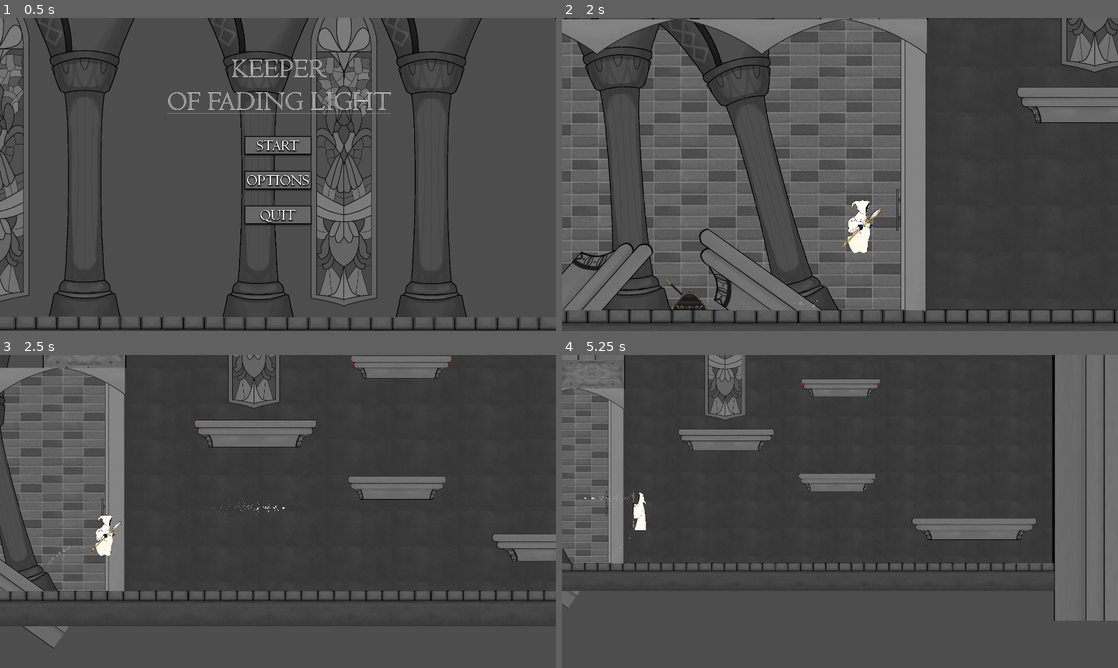
Above: before the commit, frames 1-4 (two rows, left to right).
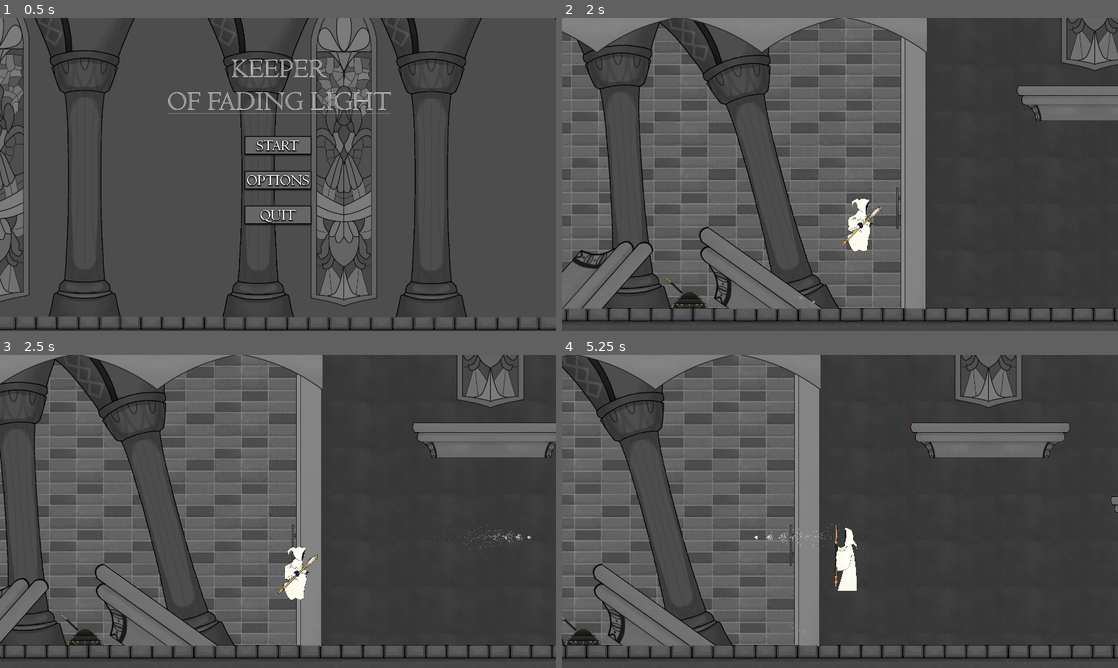
Above: after the commit, the same moments.

Repository: Obliii/projectlightbulb
Game: Godot game, scene res://scenes/ui/main_menu.tscn
Two runs of this game, one before a commit and one after it. Both use one fixed random seed, a clock stepped at 60 frames per second and the inputs below. The engine's default icon, where the game draws it, is replaced by a stand-in: a white triangle on a blue panel in a dark square.
Inputs (mouse positions are in pixels of both pictures, inside the frame that each line leads up to):
- Up to frame 1 (0.5 s): no input
- Up to frame 2 (2 s): click (840, 146) at 0.5 s; tap Enter (activate) at 1.25, 1.35 s; move the mouse to (728, 277) at 1.27 s; hold D (move_right) from 1.28 s (still down); tap Space (jump) at 1.52 s
- Up to frame 3 (2.5 s): keep holding D (move_right); move the mouse to (166, 527) at 2.02 s; tap F (shoot) at 2.1 s; tap Space (jump) at 2.27 s
- Up to frame 4 (5.25 s): move the mouse to (895, 442) at 2.77 s; release D (move_right) at 2.78 s; hold A (move_left) 2.78-3.53 s; tap Enter (activate) at 2.85, 4.35 s; move the mouse to (812, 574) at 3.52 s; hold D (move_right) 3.53-5.03 s; tap F (shoot) at 3.6, 5.1 s; tap Space (jump) at 3.77, 4.52 s; move the mouse to (1006, 558) at 4.27 s; move the mouse to (673, 464) at 5.02 s; hold A (move_left) from 5.03 s (still down)

Frame 1 is identical in both runs. In frame 2, 9.1% of the frame differs, in the area x 0-100%, y 0-98%; in frame 3, 39%; in frame 4, 43%.

Commit message:
Psuhable box that mostly works
Except it cant be pushed on slopes. New Pushable scene is better than Pushable 2 in most ways, probably time to mark pushable 2 for death. Also dust kicked up when walking no longer works while in air, only on ground, and only while walking.

Diff:
--- a/objects/Player/character.tscn
+++ b/objects/Player/character.tscn
@@ -71,7 +71,8 @@
 particle_flag_disable_z = true
 emission_shape = 3
 emission_box_extents = Vector3(12, 1, 1)
-gravity = Vector3(0, -98, 0)
+inherit_velocity_ratio = 0.135
+gravity = Vector3(0, -166.785, 0)
 scale_min = 5.0
 scale_max = 20.0
 scale_curve = SubResource("CurveTexture_40g11")
@@ -81,7 +82,8 @@
 [node name="Player" type="CharacterBody2D" node_paths=PackedStringArray("sprite", "entity", "raycast_collider", "raycast_above", "ShotMarker") groups=["Player"]]
 process_mode = 1
 visibility_layer = 2
-collision_layer = 3
+collision_layer = 2
+collision_mask = 7
 script = ExtResource("1_otwkr")
 sprite = NodePath("AnimatedSprite2D")
 entity = NodePath(".")
--- a/objects/Player/player.gd
+++ b/objects/Player/player.gd
@@ -6,6 +6,7 @@
 @export var raycast_collider : RayCast2D
 @export var raycast_above : RayCast2D
 @export var ShotMarker : Marker2D
+@export var push_force = 80
 @onready var dust = $"Dust Particles"
 
 
@@ -17,7 +18,7 @@
 
 # Dust kicked up from walking.
 func _process(delta):
-	if velocity.x > 0:
+	if velocity.x > 0 and velocity.y == 0:
 		dust.emitting = true
 	else:
 		dust.emitting = false
@@ -48,3 +49,9 @@
 		velocity.y += gravity * delta
 
 	move_and_slide()
+
+	#Push rigidbodies
+	for i in get_slide_collision_count():
+		var c = get_slide_collision(i)
+		if c.get_collider() is RigidBody2D:
+			c.get_collider().apply_central_impulse(-c.get_normal() * push_force)
--- /dev/null
+++ b/objects/Pushable.gd
@@ -0,0 +1,11 @@
+extends RigidBody2D
+
+
+
+func _ready():
+
+
+
+# Called every frame. 'delta' is the elapsed time since the previous frame.
+func _process(delta):
+	pass
--- /dev/null
+++ b/objects/Pushable.tscn
@@ -0,0 +1,21 @@
+[gd_scene load_steps=4 format=3 uid="uid://cfxmg8xth2xch"]
+
+[ext_resource type="Texture2D" uid="uid://dgk1o4q1vsgjg" path="res://icon.svg" id="1_ha57h"]
+
+[sub_resource type="PhysicsMaterial" id="PhysicsMaterial_d6qcb"]
+friction = 0.75
+
+[sub_resource type="RectangleShape2D" id="RectangleShape2D_j0nyi"]
+size = Vector2(126, 128)
+
+[node name="RigidBody2D" type="RigidBody2D" groups=["RigidBox"]]
+collision_layer = 2
+collision_mask = 2
+physics_material_override = SubResource("PhysicsMaterial_d6qcb")
+lock_rotation = true
+
+[node name="Sprite2D" type="Sprite2D" parent="."]
+texture = ExtResource("1_ha57h")
+
+[node name="CollisionShape2D" type="CollisionShape2D" parent="."]
+shape = SubResource("RectangleShape2D_j0nyi")
--- a/objects/pushable_2.tscn
+++ b/objects/pushable_2.tscn
@@ -35,7 +35,7 @@
 position = Vector2(-58, 42)
 shape = SubResource("RectangleShape2D_occsj")
 
-[node name="Up" type="Area2D" parent="."]
+[node name="Up" type="Area2D" parent="." groups=["BoxTop"]]
 
 [node name="CollisionShape2D" type="CollisionShape2D" parent="Up"]
 position = Vector2(0.5, -61.5)
--- a/scenes/eisen_debug.tscn
+++ b/scenes/eisen_debug.tscn
@@ -1,21 +1,21 @@
 [gd_scene load_steps=4 format=3 uid="uid://cddticbcaexly"]
 
 [ext_resource type="TileSet" uid="uid://5famnhgcgeis" path="res://WorldMapTiles.tres" id="1_qs6wv"]
-[ext_resource type="PackedScene" uid="uid://68amu3qivnav" path="res://objects/pushable_2.tscn" id="2_b361a"]
 [ext_resource type="PackedScene" uid="uid://d1ncb4sh7y5ni" path="res://objects/Player/character.tscn" id="3_ormrn"]
+[ext_resource type="PackedScene" uid="uid://cfxmg8xth2xch" path="res://objects/Pushable.tscn" id="3_xvl1m"]
 
 [node name="EisenDebug" type="Node2D"]
 
 [node name="TileMap" type="TileMap" parent="."]
 tile_set = ExtResource("1_qs6wv")
 format = 2
-layer_0/tile_data = PackedInt32Array(65526, 0, 0, 65527, 0,  …(234 unchanged characters)… , -196596, 131072, 0, -262131, 131072, 0)
-
-[node name="CharacterBody2D" parent="." instance=ExtResource("2_b361a")]
-position = Vector2(195, -108)
+layer_0/tile_data = PackedInt32Array(65526, 0, 0, 65527, 0,  …(234 unchanged characters)… , -196596, 131072, 0, -262131, 131072, 0, 131062, 0, 0, 131063, 0, 0, 131064, 0, 0, 131065, 0, 0, 131066, 0, 0, 131067, 0, 0, 131068, 0, 0, 131069, 0, 0, 131070, 0, 0, 131071, 0, 0, 65536, 0, 0, 65537, 0, 0, 65538, 0, 0, 65539, 0, 0, 65540, 0, 0, 65541, 0, 0, 65542, 0, 0, 65543, 0, 0, 65544, 0, 0, 65545, 0, 0, 10, 131072, 0, -65525, 131072, 0, -131060, 131072, 0, -196595, 131072, 0, -262130, 131072, 0, -327666, 131072, 0)
 
 [node name="Player" parent="." instance=ExtResource("3_ormrn")]
 position = Vector2(-154, -281)
 safe_margin = 2.0
 
 [node name="Camera2D" type="Camera2D" parent="Player"]
+
+[node name="RigidBody2D" parent="." instance=ExtResource("3_xvl1m")]
+position = Vector2(228, -162)
